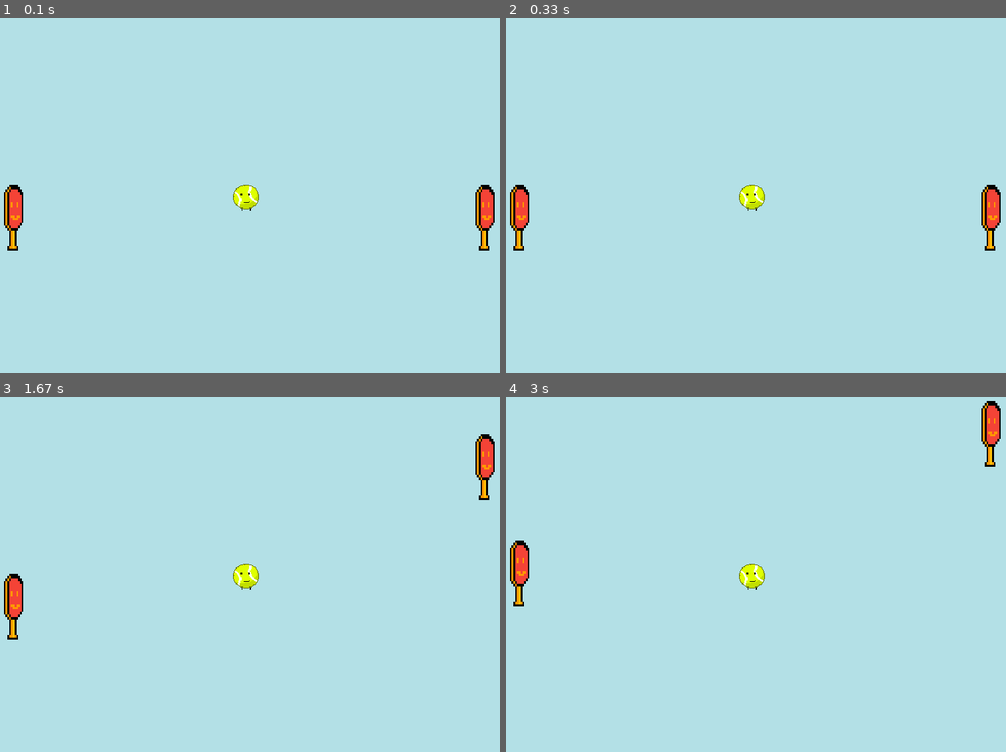
Above: before the commit, frames 1-4 (two rows, left to right).
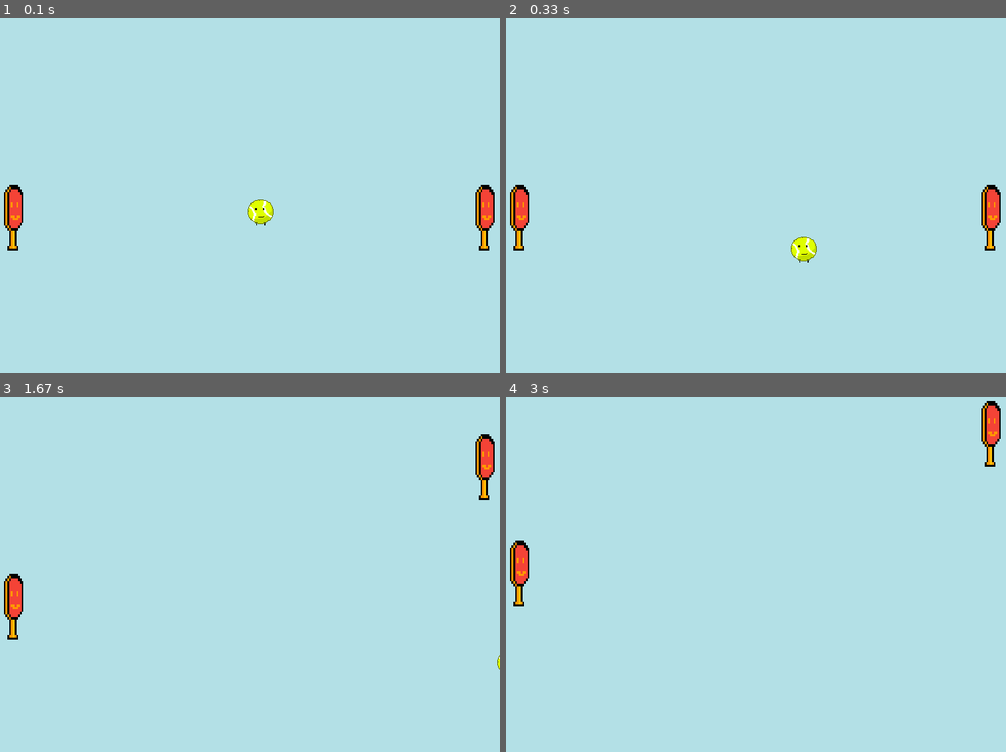
Above: after the commit, the same moments.

Repository: Amable-Loca/Ping_Pong.pygame
Game: pygame game, started from ping_pong.py
Same seed, same stepped clock (60 frames per second), same inputs: the game is played once before the commit and once after it.
Inputs:
- Up to frame 1 (0.1 s): no input
- Up to frame 2 (0.33 s): no input
- Up to frame 3 (1.67 s): hold Up 0.33-0.8 s; hold Down 0.83-1.13 s; hold S 0.83-1.13 s; hold Up 1.17-1.53 s; hold W 1.17-1.53 s; hold Down from 1.57 s (still down); hold S from 1.57 s (still down)
- Up to frame 4 (3 s): release Down at 1.93 s; release S at 1.93 s; hold Up 1.97-2.27 s; hold W 1.97-2.27 s; hold Down 2.3-2.6 s; hold S 2.3-2.6 s; hold Up from 2.63 s (still down); hold W from 2.63 s (still down)

The runs differ from the first frame. In frame 1, 0.5% of the frame differs, in the area x 46-55%, y 47-59%; in frame 2, 0.6%, in the area x 46-63%, y 47-69%; in frame 3, 0.3%; in frame 4, 0.3%.

Commit message:
Update ping_pong.py
MOVIMIENTO DE LA PELOTA Y COLICIONES

Diff:
--- a/ping_pong.py
+++ b/ping_pong.py
@@ -47,6 +47,7 @@
 player_2 = Player(PLAYER_IMG, 715,250,30,100,5  )
 pelota = GameSprite(PELOTA,350,250, 40 ,40 , 10)
 
+speed_x, speed_y = 2,2
 clok = time.Clock()
 finish = False
 run = True
@@ -55,15 +56,27 @@
         if e.type == QUIT:
             run = False
 
-    screen.fill(COLOR_FONDO)
-    player_1.reset()
-    player_1.update_1()
-    player_2.reset()
-    player_2.update_2()
-    pelota.reset()
 
 
+    if not finish:
+        screen.fill(COLOR_FONDO)
+        player_1.reset()
+        player_1.update_1()
+        player_2.reset()
+        player_2.update_2()
+        pelota.reset()
 
+        pelota.rect.x +=  speed_x
+        pelota.rect.y +=  speed_y
+
+    if  pelota.rect.y>=ALTO - pelota.height:
+        speed_y *= -1
+    if  pelota.rect.y <= 0:
+        speed_y *= -1
+    if sprite.collide_rect (pelota,player_1):
+        speed_x *=-1
+    if sprite.collide_rect(pelota,player_2):
+        speed_x *=-1
 
 
 
